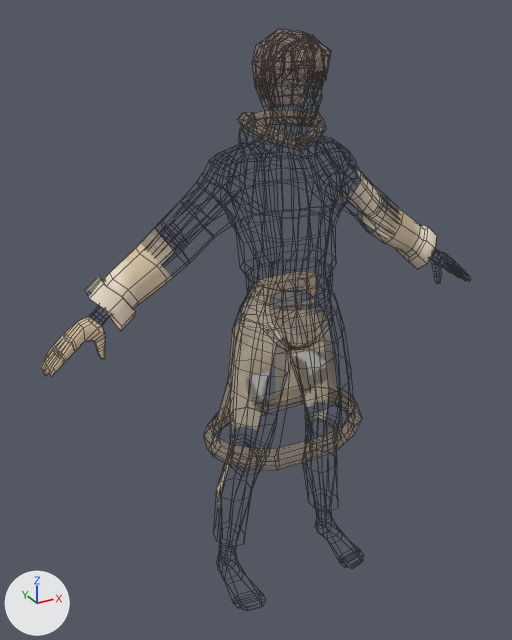
A saved change to the FBX model ClayProject/assets/models/char_01.fbx.
Rendered twice from a 50 mm lens placed at (-0.801, -1.318, 1.384), pointed at (-0.048, 0.049, 0.701). Lighting does not change. The marker at lower left points along +X, +Y and +Z. Mesh edges are drawn as thin lines. Vertices at the same position are counted once.

In view in the first picture: 'Body', 'Outfit'.
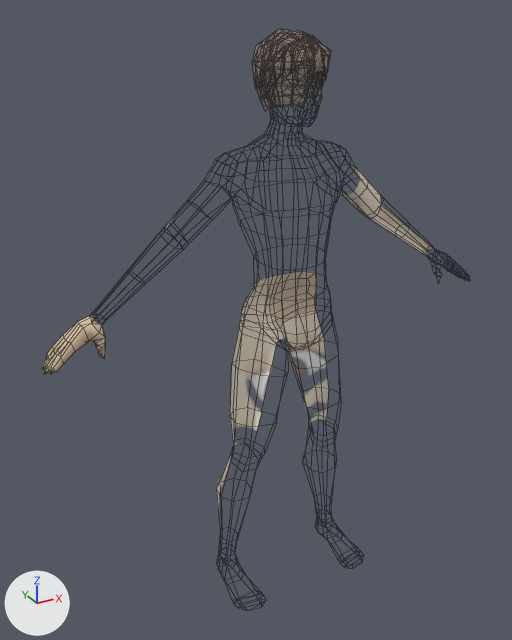
The newer file is also rescaled (x2.5) as a whole; pictures and numbers use the older file's frame.

What differs and where, as boxes [x1, y1, x2, y2] in the pictures (512 x 640 px):
'Body', reshaped: before [41, 165, 399, 509]; after [42, 165, 433, 509]
'Outfit', deleted: before [86, 199, 437, 431]
part 1 of me_human_male_body_default_002, cut back (beige): before [41, 181, 382, 376]
part 2 of me_human_male_body_default_002, deleted: before [233, 415, 326, 445]

What changed in the scene script:
```text
Change me_human_male_body_default_002:
    used by ob_body; location = (0.0, 0.0, 0.0)
    remove me_human_male_body_default_002.from_pydata(...)  # 1292 vertices, 1314 faces; spans x -0.566..0.566, y -0.147..0.082, z 0.005..1.331
    add me_human_male_body_default_002.from_pydata(...)  # 1043 vertices, 1134 faces; spans x -0.565..0.563, y -0.145..0.082, z 0.005..1.331
    me_human_male_body_default_002 part 1: 4 vertices moved from x -0.018..0.018, y -0.028..-0.019, z 1.141..1.158 to x -0.018..0.017, y -0.027..-0.018, z 1.142..1.16; 203 vertices removed from x -0.566..0.566, y -0.037..0.035, z 0.651..1.019
    me_human_male_body_default_002 part 2: 4 vertices removed from x -0.125..0.125, y 0.022, z 0.389..0.392
Remove ob_outfit:
    ob_outfit = bpy.data.objects.new('Outfit', me_human_male_body_default_003)
    ob_outfit.location = (0.0, 0.0, 0.0)
```
